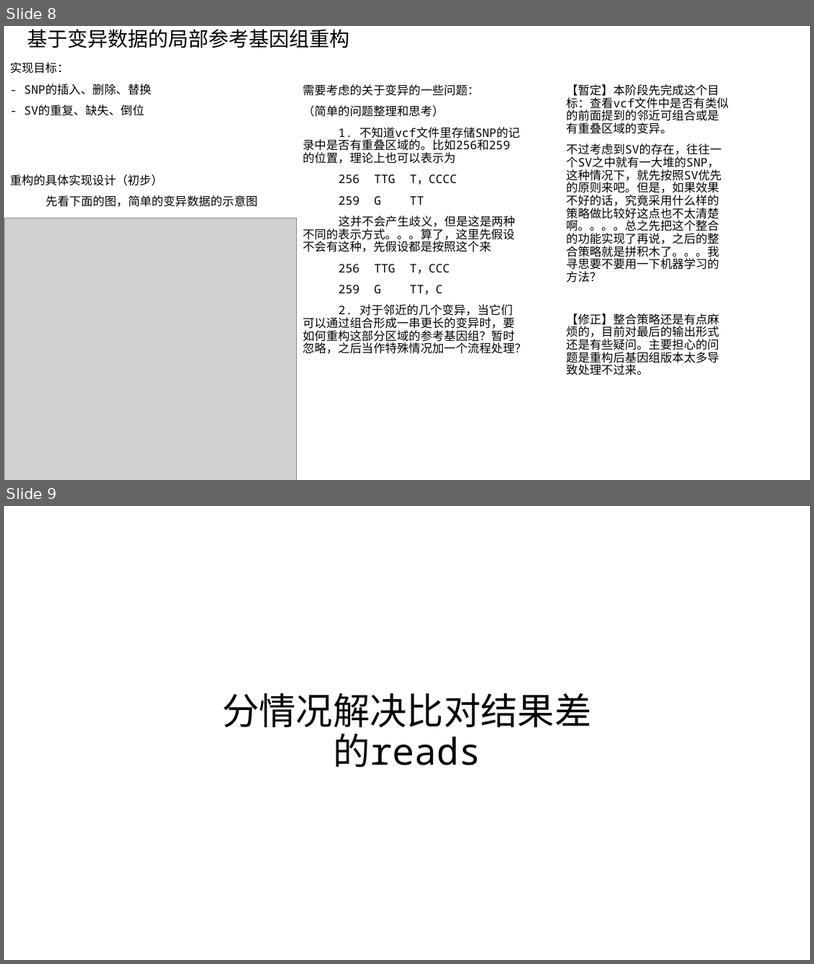
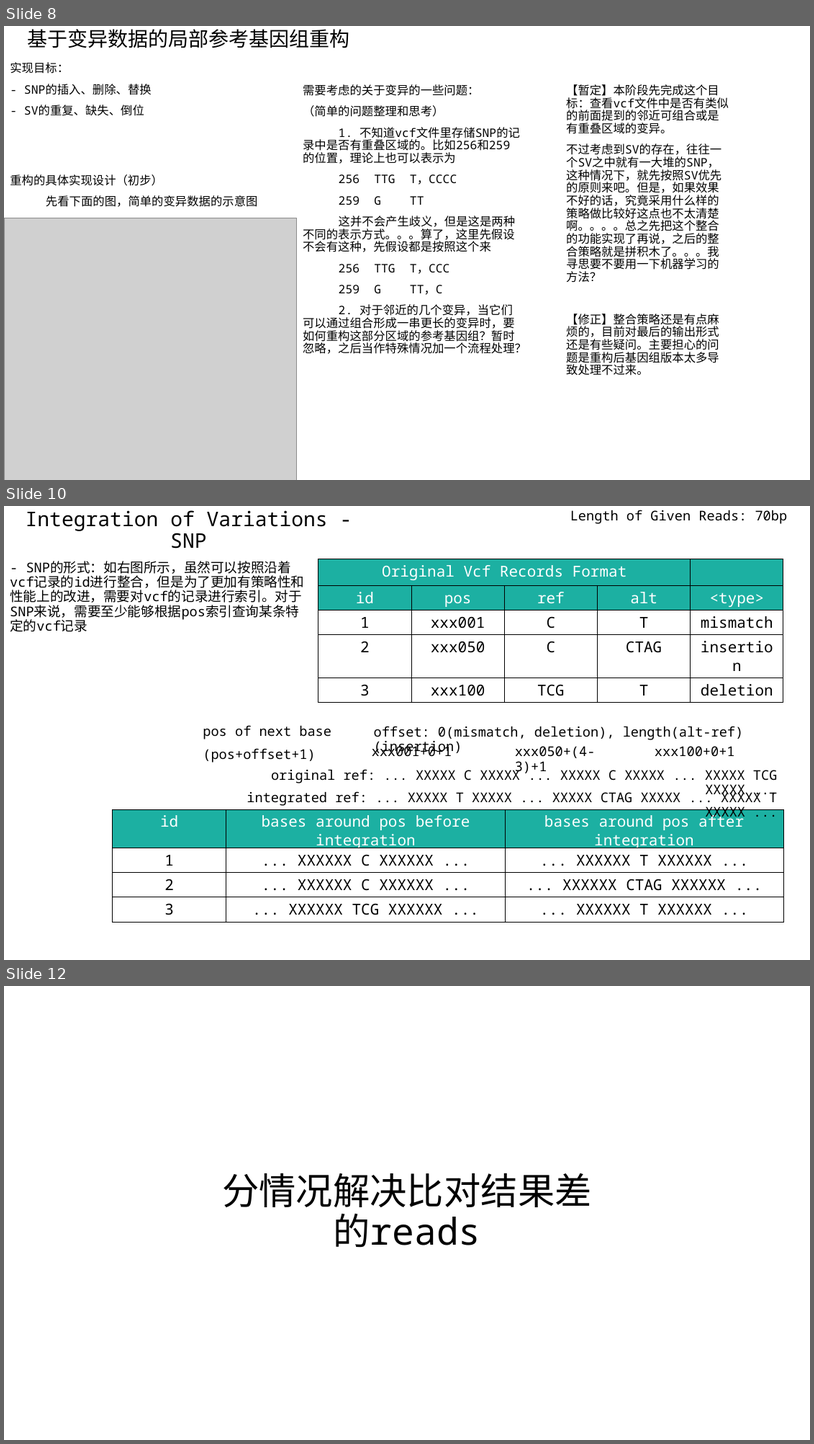
Before and after one commit to AtoshDustosh/thesis-project, a slide deck: THE_project/design/project design.pptx. Shown one above the other, each under a label of ours: slides 8 and 9 before the commit, slides 8, 10 and 12 after it; the slides between them are not shown. The pictures are 814x964 and 814x1444 pixels, drawn with LibreOffice and Linux fonts; fonts in the diff are those of the drawing; grey boxes stand for pictures. Boxes give left, top, right and bottom in pixels: in the first picture for what was removed or moved away, otherwise in the second. Text is boxed around its words. In the diff, an @@ line names an element or a change of style, - is before the commit and + after.

```diff
--- a/THE_project/design/project design.pptx
+++ b/THE_project/design/project design.pptx
@@ slide 10 added at bbox=[4, 506, 810, 960], background #FFFFFF @@
@@ subtitle added at bbox=[26, 510, 328, 548], 24 pt, text #000000 @@
+Integration of Variations - SNP
@@ text added at bbox=[571, 510, 788, 524], 16 pt, text #000000 @@
+Length of Given Reads: 70bp
@@ text added at bbox=[10, 561, 304, 620], 16 pt, text #000000 @@
+- SNP的形式：如右图所示，虽然可以按照沿着vcf记录的id进行整合，但是为了更加有策略性和性能上的改进，需要对vcf的记录进行索引。对于SNP来说，需要至少能够根据pos索引查询某条特定的vcf记录
@@ table added at bbox=[319, 559, 784, 699], 5 rows, 5 columns @@
+Original Vcf Records Format |  |  |  | 
+id | pos | ref | alt | <type>
+1 | xxx001 | C | T | mismatch
+2 | xxx050 | C | CTAG | insertion
+3 | xxx100 | TCG | T | deletion
@@ text added at bbox=[203, 725, 332, 762], 16 pt, text #000000 @@
+pos of next base
+(pos+offset+1)
@@ text added at bbox=[374, 726, 743, 755], 16 pt, text #000000 @@
+offset: 0(mismatch, deletion), length(alt-ref)(insertion)
@@ text added at bbox=[372, 744, 453, 756], 16 pt, text #000000 @@
+xxx001+0+1
@@ text added at bbox=[515, 746, 596, 775], 16 pt, text #000000 @@
+xxx050+(4-3)+1
@@ text added at bbox=[655, 746, 736, 756], 16 pt, text #000000 @@
+xxx100+0+1
@@ text added at bbox=[271, 767, 777, 783], 16 pt, text #000000 @@
+original ref: ... XXXXX C XXXXX ... XXXXX C XXXXX ... XXXXX TCG XXXXX ...
@@ text added at bbox=[247, 789, 777, 821], 16 pt, text #000000 @@
+integrated ref: ... XXXXX T XXXXX ... XXXXX CTAG XXXXX ... XXXXX T XXXXX ...
@@ table added at bbox=[112, 809, 784, 921], 4 rows, 3 columns @@
+id | bases around pos before integration | bases around pos after integration
+1 | ... XXXXXX C XXXXXX ... | ... XXXXXX T XXXXXX ...
+2 | ... XXXXXX C XXXXXX ... | ... XXXXXX CTAG XXXXXX ...
+3 | ... XXXXXX TCG XXXXXX ... | ... XXXXXX T XXXXXX ...
@@ what was slide 9 is now slide 12 @@
```
Also in this commit, not shown: 2 other slides added, 14 other files.
